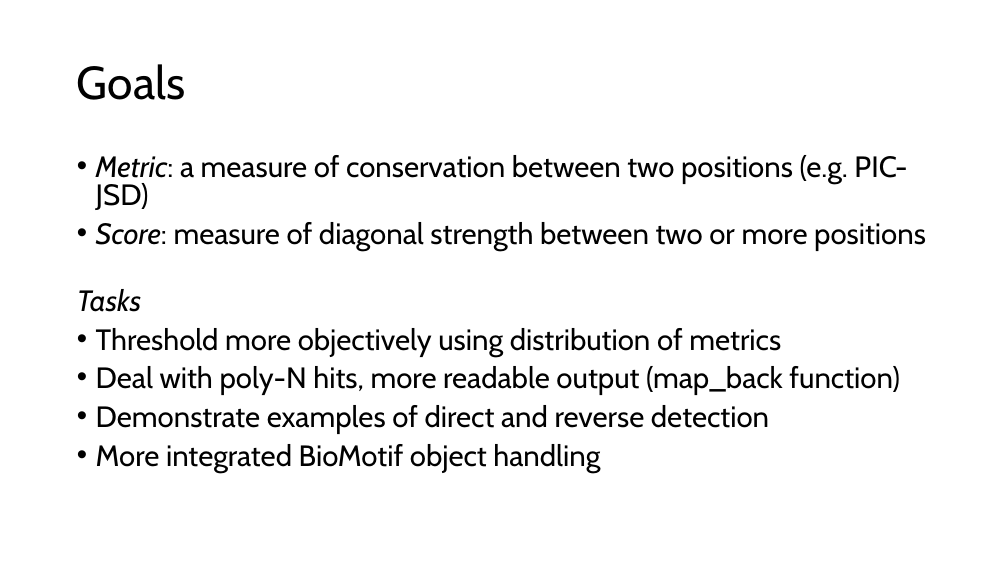
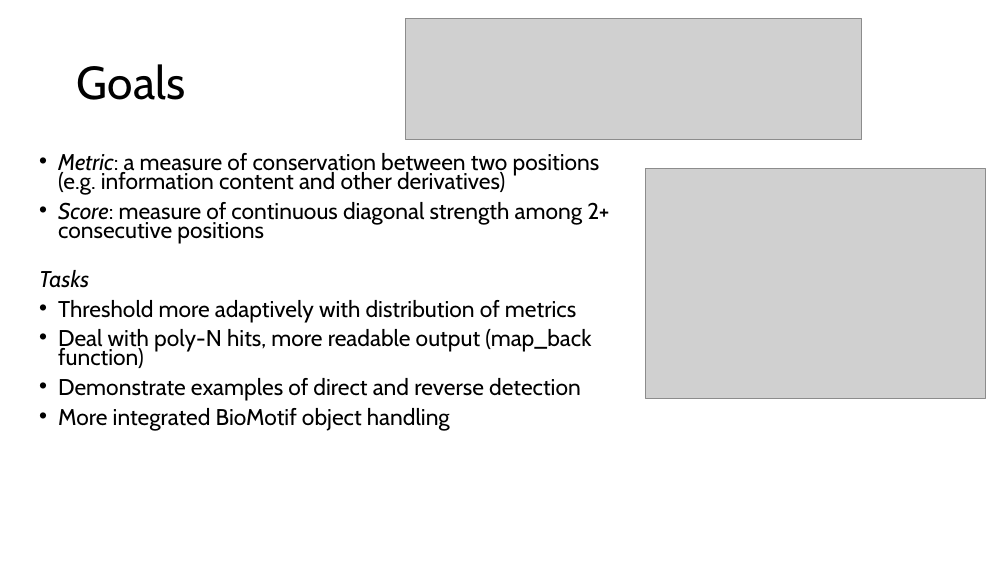
Before and after one commit to eshin21/drippy, a slide deck: slide 2 of Presentations/May Motif Gallery.pptx. Drawn at 1008x567 pixels with LibreOffice and Linux fonts; fonts in the diff are those of the drawing; grey boxes stand for pictures. Boxes give left, top, right and bottom in pixels: in the first picture for what was removed or moved away, otherwise in the second. Text is boxed around its words. In the diff, an @@ line names an element or a change of style, - is before the commit and + after.

```diff
--- a/Presentations/May Motif Gallery.pptx
+++ b/Presentations/May Motif Gallery.pptx
@@ picture added at (405, 18, 861, 140) @@
@@ text "Metric: a measure of conservation ...": place and size @@
-text "Metric: a measure of conservation ..." at (77, 155, 926, 473)
+text "Metric: a measure of conservation ..." at (39, 153, 609, 431)
@@ text at (58, 153, 609, 244): text changed; size 28 to 21.7 pt @@
-• Metric: a measure of conservation between two positions (e.g. PIC-JSD)
-• Score: measure of diagonal strength between two or more positions
+• Metric: a measure of conservation between two positions (e.g. information content and other derivatives)
+• Score: measure of continuous diagonal strength among 2+ consecutive positions
@@ picture added at (646, 169, 985, 399) @@
@@ text at (39, 270, 591, 431): size 28 to 21.7 pt in "Tasks", "Deal with poly-N hits, more readable output ...", "Demonstrate examples of direct and reverse detection", "More integrated BioMotif object handling"; line spacing 0.8 to 0.7 @@
@@ text at (58, 300, 576, 323): text changed; size 28 to 21.7 pt @@
-• Threshold more objectively using distribution of metrics
+• Threshold more adaptively with distribution of metrics
```
Also in this commit, not shown: 7 other slides changed, 10 slides added, 43 other files.
